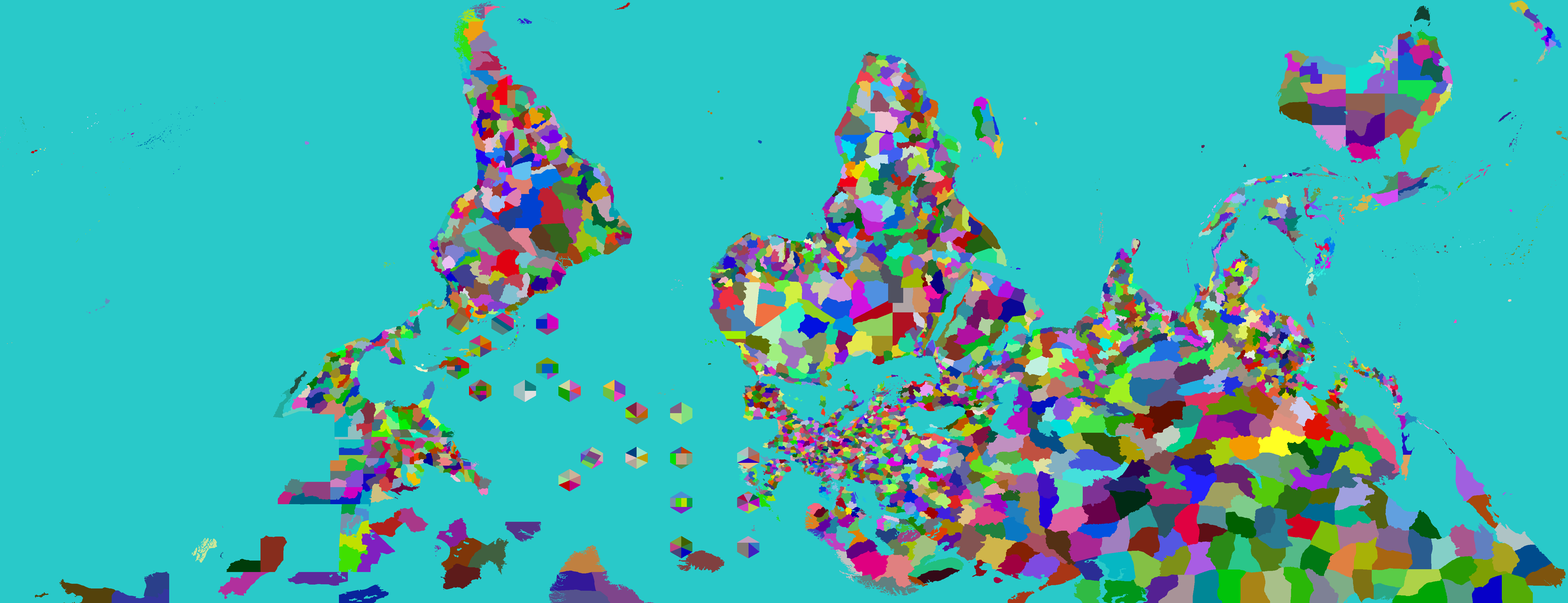
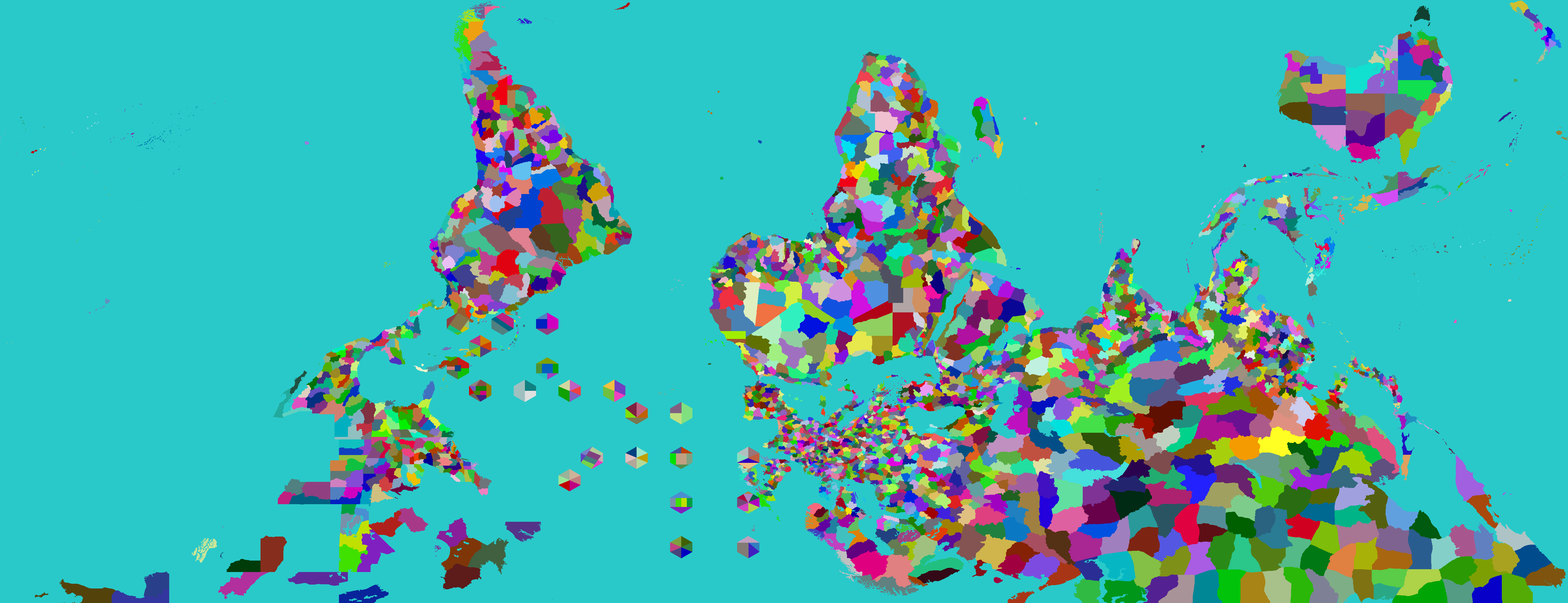
Two versions of the same layered image (w=1568, h=603). Layer-by-layer changes:
painted on "Provinces" over [548, 545, 725, 603]
